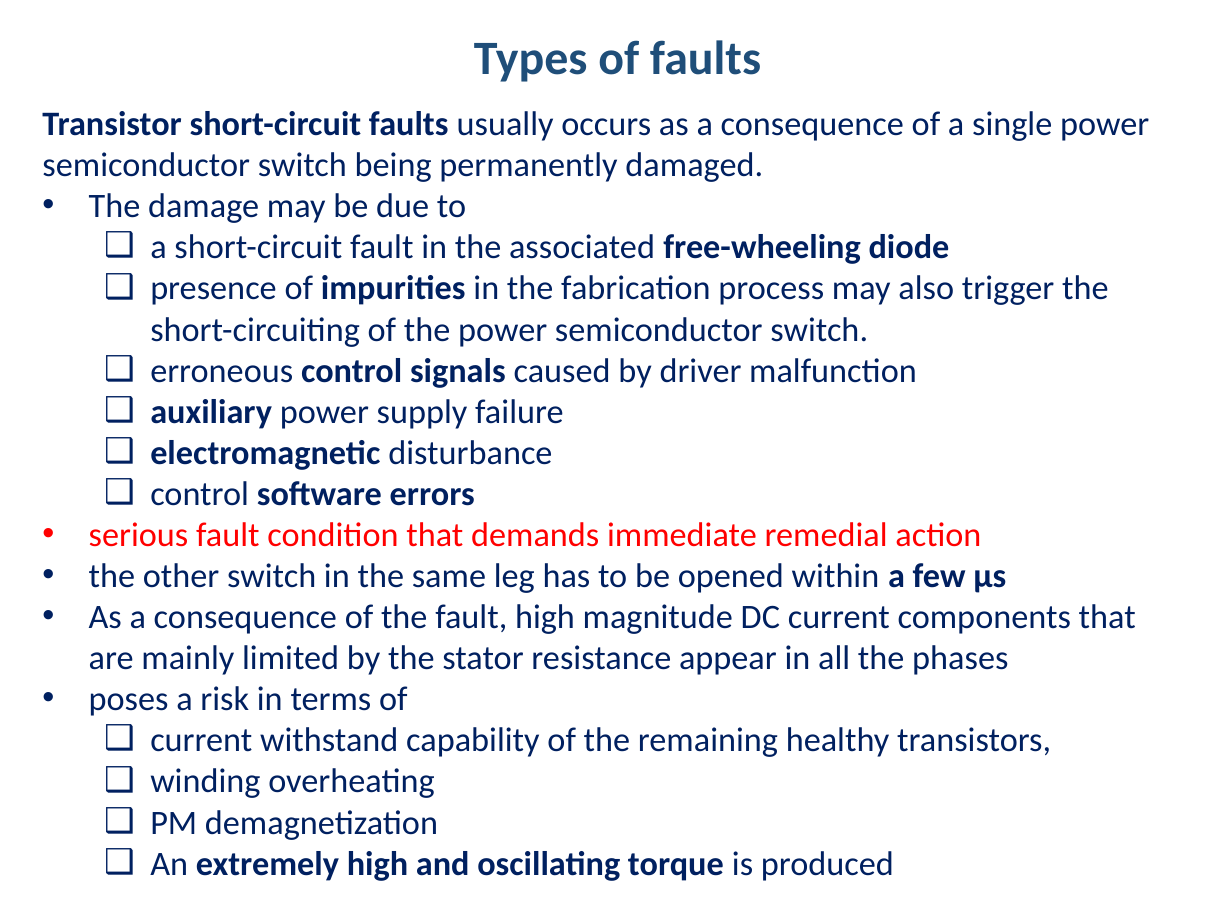
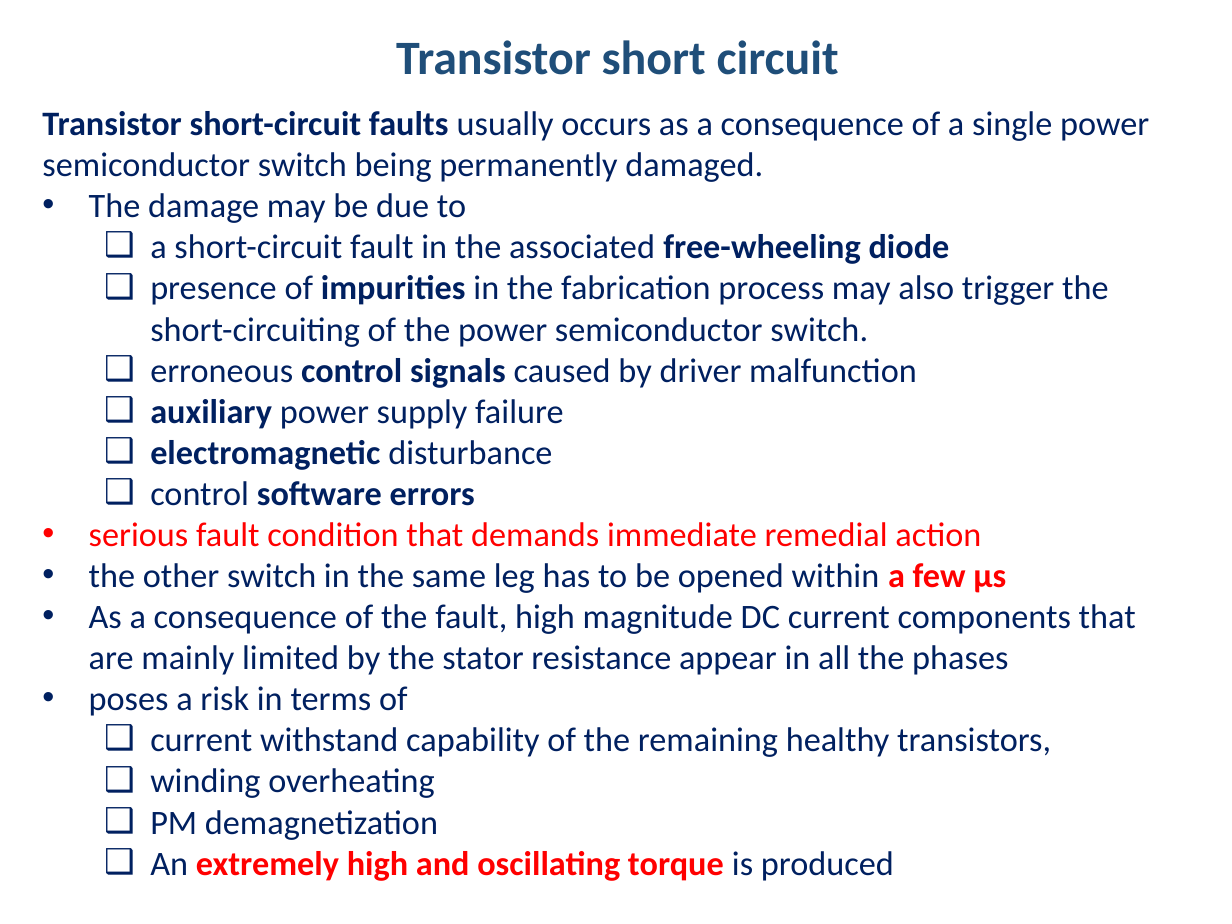
Before and after one commit to hakanpolat/IMMD, a slide deck: slide 7 of Literature/immd_ver2_research.pptx (slide 8 before the commit). Drawn at 1232x924 pixels with LibreOffice and Linux fonts; fonts in the diff are those of the drawing. Boxes give left, top, right and bottom in pixels: in the first picture for what was removed or moved away, otherwise in the second. Text is boxed around its words. In the diff, an @@ line names an element or a change of style, - is before the commit and + after.

Commit message:
Fault tolerant drives üzerine.

```diff
--- a/Literature/immd_ver2_research.pptx
+++ b/Literature/immd_ver2_research.pptx
@@ text at [396,40,839,75]: text changed @@
-Types of faults
+Transistor short circuit
@@ text at [89,563,1006,881]: text colour #002060 to #FF0000 in "a few µs", "extremely high and oscillating torque" @@
```
Also in this commit, not shown: 12 other slides changed, 21 slides added, 2 slides removed, 4 other files.
